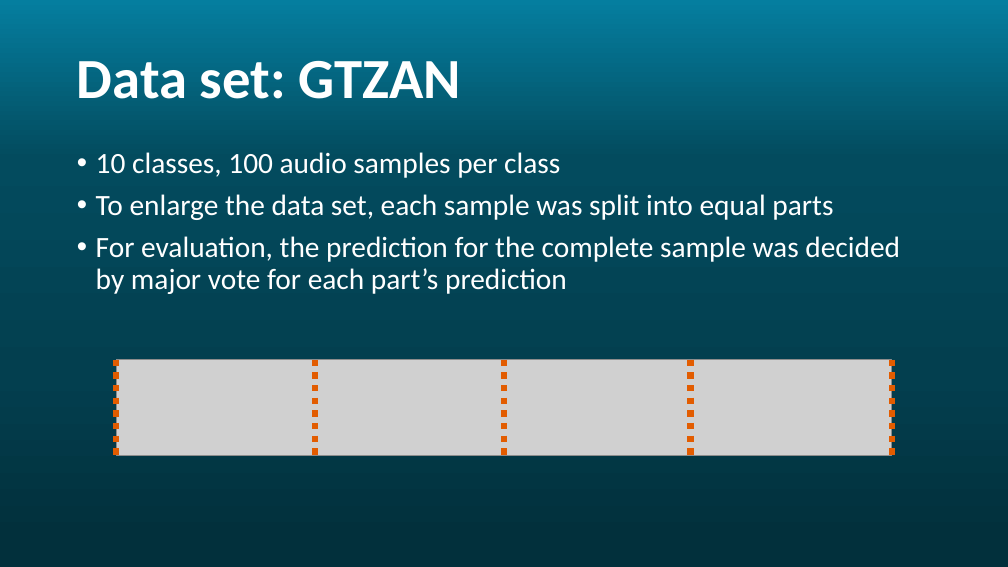
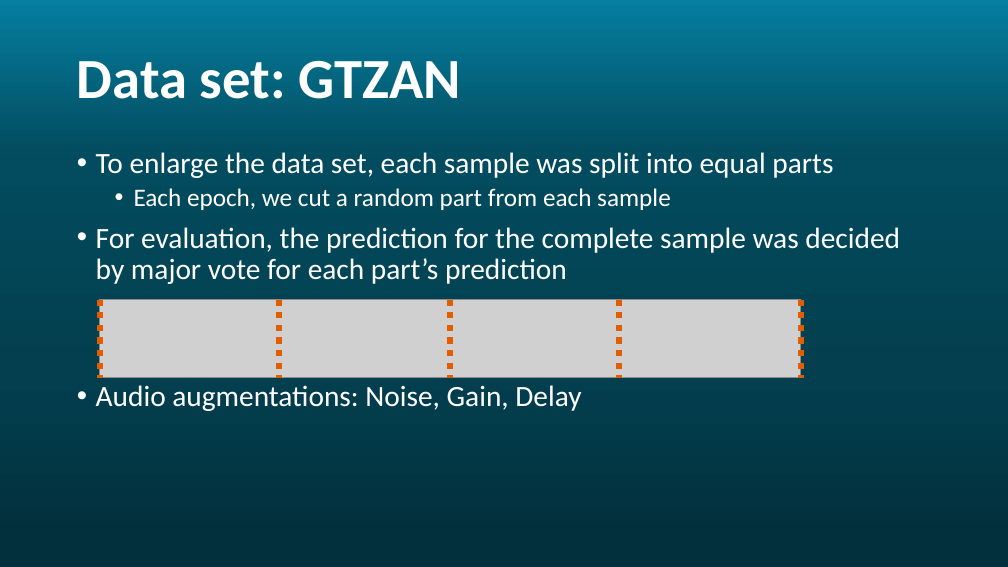
Before and after one commit to Rotem-and-Noam/Ada-STFT, a slide deck: slide 8 of images/AdaSTFT.pptx. Drawn at 1008x567 pixels with LibreOffice and Linux fonts; fonts in the diff are those of the drawing; grey boxes stand for pictures; background and template pictures are left out. Boxes give left, top, right and bottom in pixels: in the first picture for what was removed or moved away, otherwise in the second. Text is boxed around its words. In the diff, an @@ line names an element or a change of style, - is before the commit and + after.

Commit message:
adding images

```diff
--- a/images/AdaSTFT.pptx
+++ b/images/AdaSTFT.pptx
@@ text at (x1=96, y1=152, x2=560, y2=178): paragraph removed @@
-• 10 classes, 100 audio samples per class
@@ text at (x1=134, y1=188, x2=671, y2=210): paragraph added @@
+  • Each epoch, we cut a random part from each sample
@@ picture resized from (x1=116, y1=360, x2=892, y2=455) to (x1=100, y1=299, x2=801, y2=378) @@
@@ line moved from (116, 360) - (116, 455) to (100, 299) - (100, 378) @@
@@ line moved from (315, 360) - (315, 455) to (280, 299) - (280, 378) @@
@@ line moved from (504, 360) - (504, 455) to (450, 299) - (450, 378) @@
@@ line moved from (691, 360) - (691, 455) to (619, 299) - (619, 378) @@
@@ line moved from (892, 360) - (892, 455) to (801, 299) - (801, 378) @@
@@ text at (x1=96, y1=385, x2=581, y2=411): paragraph added @@
+• Audio augmentations: Noise, Gain, Delay
```
Also in this commit, not shown: 2 other slides changed, 7 slides added.
